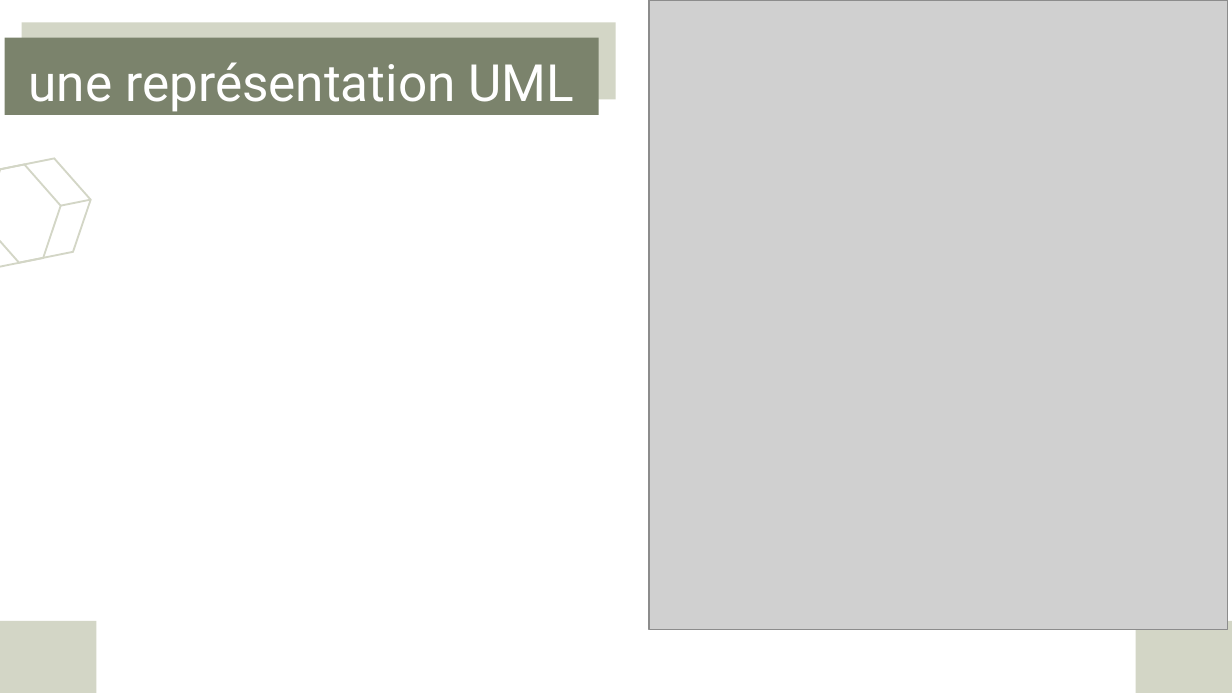
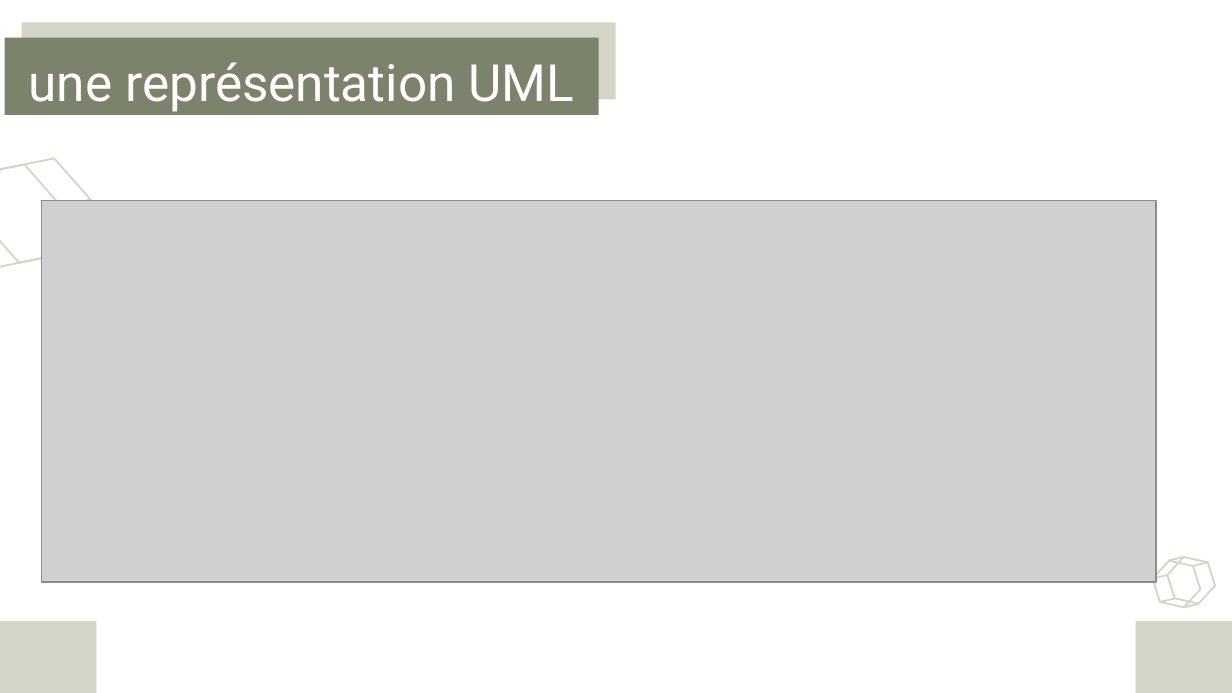
Before and after one commit to Abdelkarim-01/sdesign-pattern, a slide deck: slide 23 of DesignPatternsJEE1.pptx (slide 25 before the commit). Drawn at 1232x693 pixels with LibreOffice and Linux fonts; fonts in the diff are those of the drawing; grey boxes stand for pictures. Boxes give left, top, right and bottom in pixels: in the first picture for what was removed or moved away, otherwise in the second. Text is boxed around its words. In the diff, an @@ line names an element or a change of style, - is before the commit and + after.

```diff
--- a/DesignPatternsJEE1.pptx
+++ b/DesignPatternsJEE1.pptx
@@ picture removed at (649,0,1228,630) @@
@@ picture added at (41,201,1156,583) @@
@@ group added at (1148,554,1220,610): 7 freeform shapes @@
```
Also in this commit, not shown: 3 other slides changed, 4 slides added, 3 slides removed.
